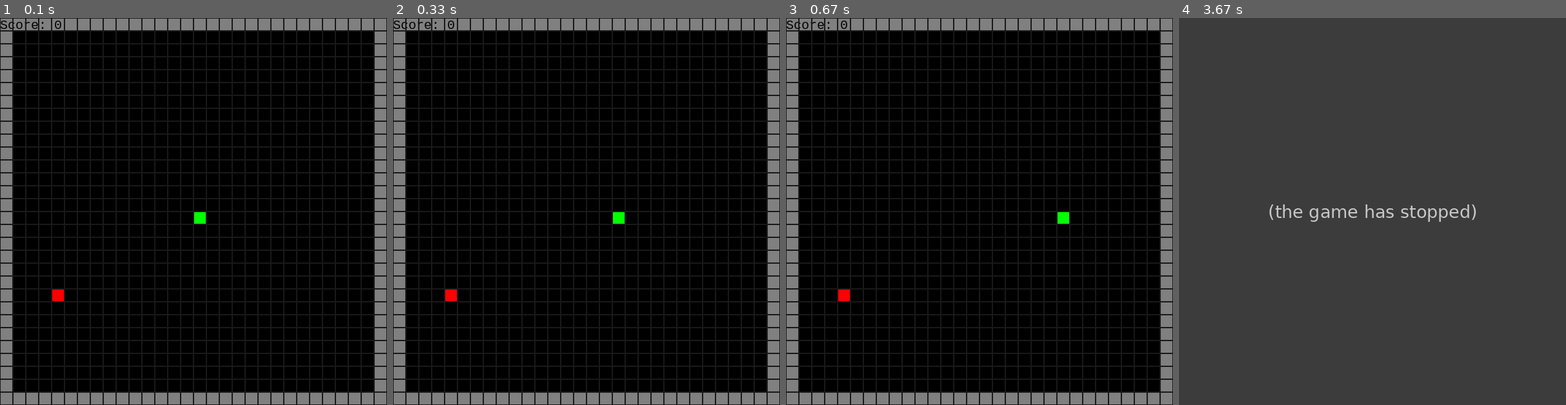
Above: before the commit, frames 1-4 (left to right).
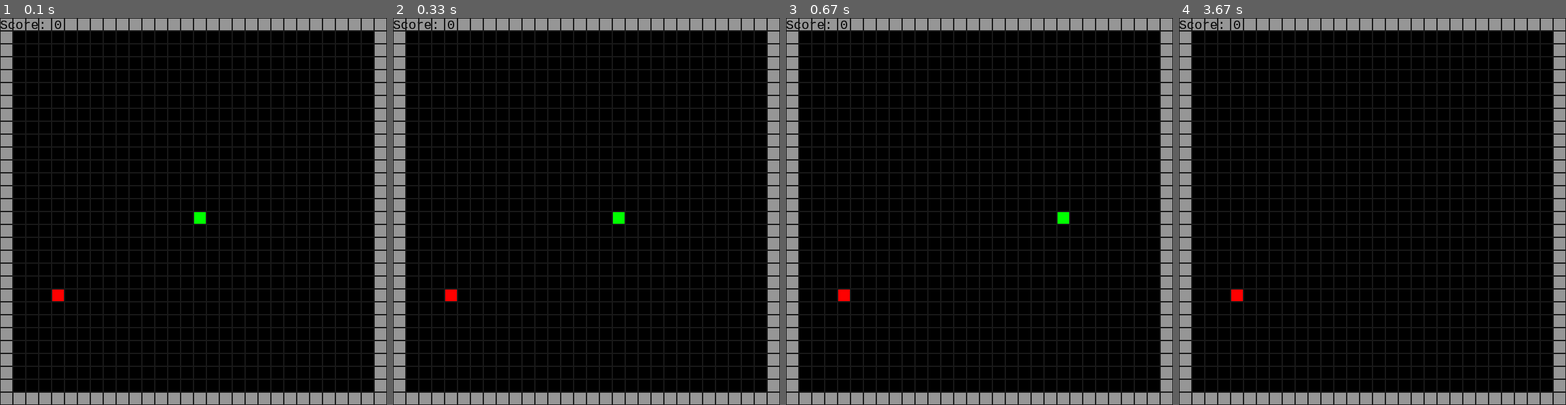
Above: after the commit, the same moments.

Repository: Carter-Birb/Personal-Projects
Game: pygame game, started from snake-game/src/game.py
Same seed, same stepped clock (60 frames per second), same inputs: the game is played once before the commit and once after it.
Inputs:
- Up to frame 1 (0.1 s): no input
- Up to frame 2 (0.33 s): no input
- Up to frame 3 (0.67 s): no input
- Up to frame 4 (3.67 s): hold W 0.83-1.3 s; hold D 1.33-1.8 s; hold W 1.83-2.37 s; hold A 2.73-3.13 s; hold W 3.17-3.53 s

The runs differ from the first frame. In frame 4, 100% of the frame differs, in the area x 0-100%, y 0-100%.
Before the commit the program exited at 3.45 s; later frames show no game.

Commit message:
Made some logic changes. Major bug with borders not being logically rendered needs to be fixed.

Diff:
--- a/snake-game/src/game.py
+++ b/snake-game/src/game.py
@@ -21,8 +21,9 @@
         self.screen = pygame.display.set_mode((SnakeGame.WIDTH, SnakeGame.HEIGHT))
         pygame.display.set_caption("Silly Snake Game")
 
-        # Setup the grid
-        self.grid = Grid(600, 600, SnakeGame.GRIDSIZE)
+        # Setup the grid / Render borders
+        self.border_color = (150, 150, 150)
+        self.grid = Grid(600, 600, SnakeGame.GRIDSIZE, self.screen, self.border_color)
 
         # Setup the snake
         self.snake = Snake((self.grid.columns // 2, self.grid.rows // 2), "RIGHT", (0, 255, 0), SnakeGame.GRIDSIZE)
@@ -48,6 +49,9 @@
 
         # Contain the player's score
         self.score = 0
+
+        # Render the game
+        self.render()
 
 
     def run(self):
@@ -138,20 +142,8 @@
         '''
         self.screen.fill((0, 0, 0))
 
-        # Border attributes
-        border_thickness = 20
-        border_color = (128, 128, 128)
-
-        # Renders the borders of the game
-        for i in range(4):
-            if i == 0:  # Top border
-                pygame.draw.rect(self.screen, border_color, pygame.Rect(0, 0, SnakeGame.WIDTH, border_thickness))
-            elif i == 1:  # Left border
-                pygame.draw.rect(self.screen, border_color, pygame.Rect(0, 0, border_thickness, SnakeGame.HEIGHT))
-            elif i == 2:  # Bottom border
-                pygame.draw.rect(self.screen, border_color, pygame.Rect(0, SnakeGame.HEIGHT - border_thickness, SnakeGame.WIDTH, border_thickness))
-            elif i == 3:  # Right border
-                pygame.draw.rect(self.screen, border_color, pygame.Rect(SnakeGame.WIDTH - border_thickness, 0, border_thickness, SnakeGame.HEIGHT))
+        # Renders the borders
+        self.grid.create_borders(self.screen, self.border_color)
 
         # Renders the score text
         score_text = self.font.render(f"Score: {self.score}", True, (0, 0, 0))
--- a/snake-game/src/grid.py
+++ b/snake-game/src/grid.py
@@ -5,12 +5,15 @@
 
     # Within the grid: 0 = blank space, 1 = snake, 2 = fruit, 3 = borders
 
-    def __init__(self, width, height, cell_size):
+    def __init__(self, width, height, cell_size, screen, border_color):
         self.cell_size = cell_size
         self.rows = height // cell_size
         self.columns = width // cell_size
         self.grid = [[0 for _ in range(self.columns)] for _ in range(self.rows)]
-        self.create_borders()
+        self.create_borders(screen, border_color)
+
+        # Border attributes
+        self.border_size = cell_size
 
         # Begin debug timer
         self.snake_debug = time()
@@ -43,16 +46,23 @@
         if debugging:
             print(f"Fruit placed at position ({grid_x}, {grid_y})")
 
-    def create_borders(self):
+    def create_borders(self, screen, border_color):
         '''
-        creates the borders of the game within the grid variable
+        creates the borders of the game within the grid variable, aswell as draws them visually
         '''
-        for row in range(self.rows):
-            self.grid[row][0] = 3
-            self.grid[row][-1] = 3
-        for col in range(self.columns):
-            self.grid[0][col] = 3
-            self.grid[-1][col] = 3
+        # Mark the borders logically within the grid list
+        for x in range(self.rows):
+            self.grid[0][x] = 3
+            self.grid[self.rows - 1][x] = 3
+        for y in range(self.columns):
+            self.grid[y][0] = 3
+            self.grid[y][self.columns - 1] = 3
+
+        # Draw the borders visually
+        for y, row in enumerate(self.grid):
+            for x, cell in enumerate(row):
+                if cell == 3:
+                    pygame.draw.rect(screen, border_color, pygame.Rect(x * self.cell_size, y * self.cell_size, self.cell_size, self.cell_size))
 
     def draw_grid(self, screen, debugging):
         '''
@@ -97,7 +107,3 @@
             return True
         else:
             return False
-
-if __name__ == '__main__':
-    G = Grid(600, 600, 20)
-    print(G.grid)
--- a/snake-game/src/snake.py
+++ b/snake-game/src/snake.py
@@ -28,14 +28,25 @@
         grows the snake by a length of 1 when the snake collides with a fruit
         '''
         tail_x, tail_y = self.body[-1]
-        if self.direction == "UP":
-            new_segment = (tail_x, tail_y + 1)
-        elif self.direction == "DOWN":
-            new_segment = (tail_x, tail_y - 1)
-        elif self.direction == "RIGHT":
-            new_segment = (tail_x - 1, tail_y)
-        elif self.direction == "LEFT":
-            new_segment = (tail_x + 1, tail_y)
+        if len(self.body) > 1:
+            segment_x, segment_y = self.body[-2]
+            if tail_x > segment_x and tail_y == segment_y:
+                new_segment = (tail_x + 1, tail_y)
+            elif tail_x < segment_x and tail_y == segment_y:
+                new_segment = (tail_x - 1, tail_y)
+            elif tail_x == segment_x and tail_y > segment_y:
+                new_segment = (tail_x, tail_y + 1)
+            elif tail_x == segment_x and tail_y < segment_y:
+                new_segment = (tail_x, tail_y - 1)
+        else:
+            if self.direction == "UP":
+                new_segment = (tail_x, tail_y + 1)
+            if self.direction == "DOWN":
+                new_segment = (tail_x, tail_y - 1)
+            if self.direction == "RIGHT":
+                new_segment = (tail_x - 1, tail_y)
+            if self.direction == "LEFT":
+                new_segment = (tail_x + 1, tail_y)
         self.body.append(new_segment)
 
     def change_direction(self, new_direction):
